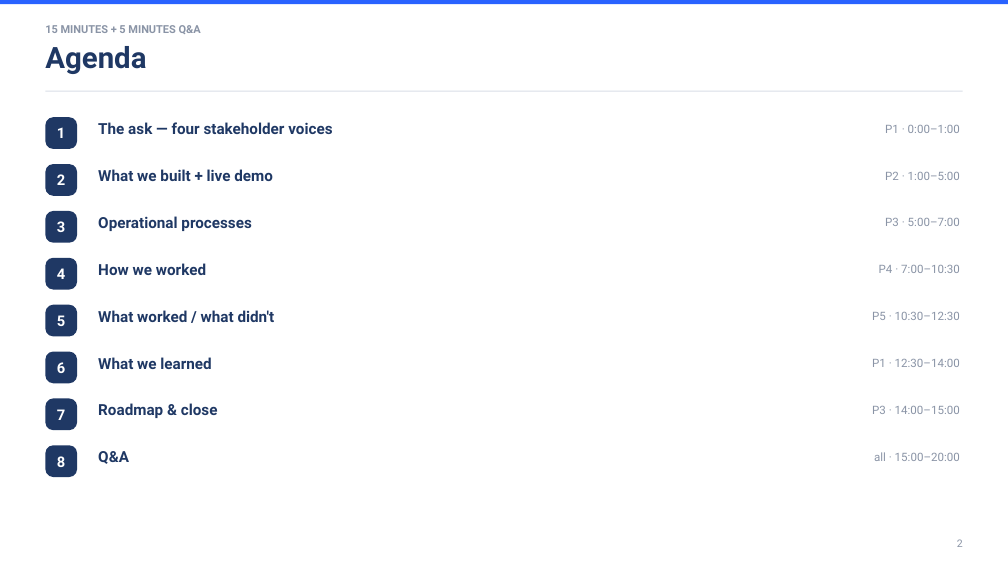
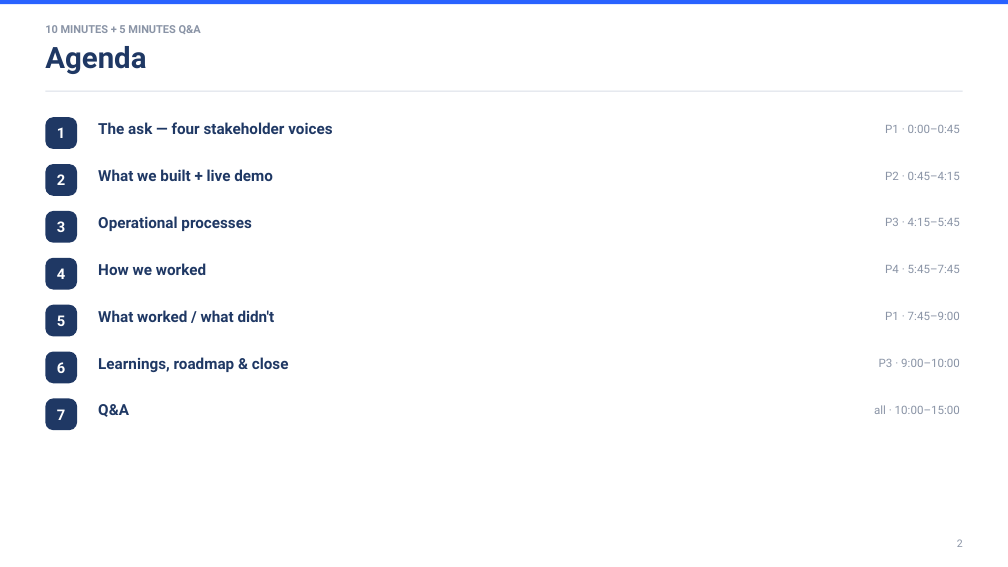
Before and after one commit to rei-99/NomuTrade, a slide deck: slide 2 of presentation/STP-final-presentation.pptx. Drawn at 1008x567 pixels with LibreOffice and Linux fonts; fonts in the diff are those of the drawing. Boxes give left, top, right and bottom in pixels: in the first picture for what was removed or moved away, otherwise in the second. Text is boxed around its words. In the diff, an @@ line names an element or a change of style, - is before the commit and + after.

```diff
--- a/presentation/STP-final-presentation.pptx
+++ b/presentation/STP-final-presentation.pptx
@@ text at (885,125,960,133): text changed @@
-P1 · 0:00–1:00
+P1 · 0:00–0:45
@@ text at (885,172,960,180): text changed @@
-P2 · 1:00–5:00
+P2 · 0:45–4:15
@@ text at (885,218,960,226): text changed @@
-P3 · 5:00–7:00
+P3 · 4:15–5:45
@@ text at (885,265,960,273): text changed @@
-P4 · 7:00–10:30
+P4 · 5:45–7:45
@@ text at (885,312,960,320): text changed @@
-P5 · 10:30–12:30
+P1 · 7:45–9:00
@@ text at (98,357,289,372): text changed @@
-What we learned
+Learnings, roadmap & close
@@ text at (879,359,960,367): text changed @@
-P1 · 12:30–14:00
+P3 · 9:00–10:00
@@ text "Q&A": place and size @@
-text "Q&A" at (98,451,129,464)
+text "Q&A" at (98,404,129,417)
@@ text removed at (98,403,218,418) @@
-Roadmap & close
@@ text at (874,405,960,414): text changed @@
-P3 · 14:00–15:00
+all · 10:00–15:00
@@ rounded rectangle removed at (45,445,77,477) @@
-8
@@ text removed at (874,452,960,461) @@
-all · 15:00–20:00
```
Also in this commit, not shown: 7 other slides changed, 13 other files.
